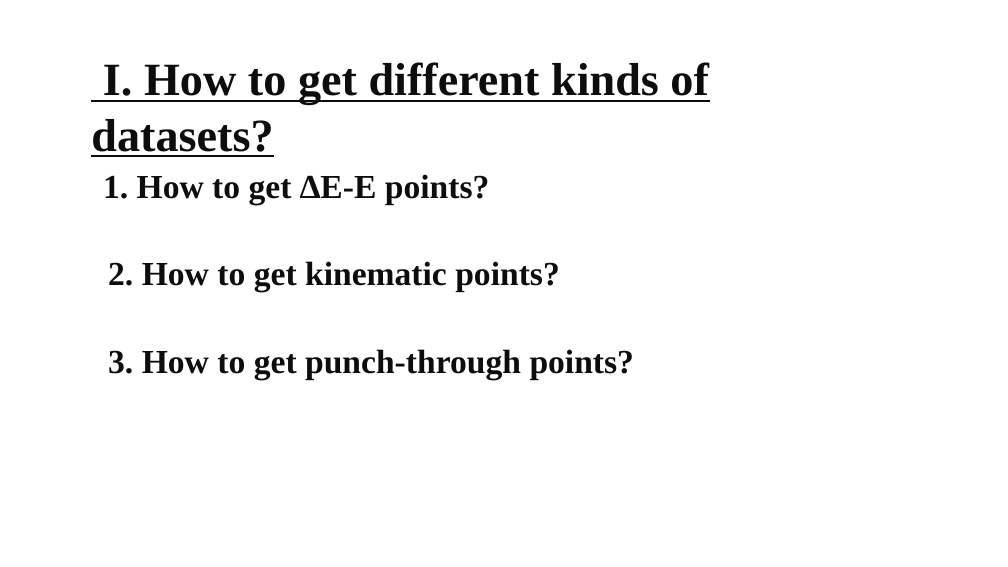
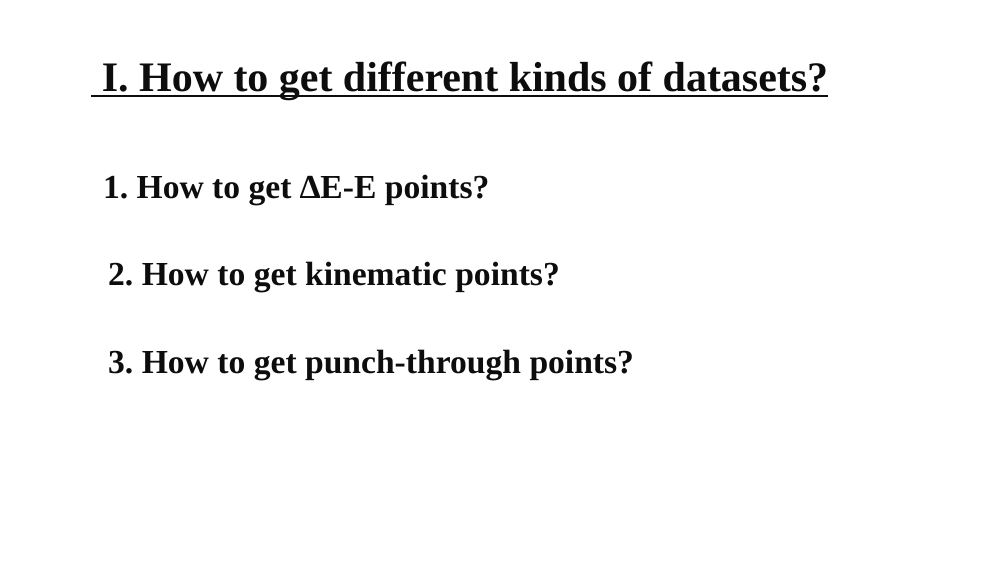
Before and after one commit to gfh16/StudyNotes, a slide deck: slide 3 of 2018Oct-Tutorial_HiRACsICalibrations.pptx. Drawn at 1008x567 pixels with LibreOffice and Linux fonts; fonts in the diff are those of the drawing. Boxes give left, top, right and bottom in pixels: in the first picture for what was removed or moved away, otherwise in the second. Text is boxed around its words. In the diff, an @@ line names an element or a change of style, - is before the commit and + after.

```diff
--- a/2018Oct-Tutorial_HiRACsICalibrations.pptx
+++ b/2018Oct-Tutorial_HiRACsICalibrations.pptx
@@ text "I. How to get different ..." at <box>102,61,829,99</box>: size 44 to 40 pt @@
```
Also in this commit, not shown: 3 other slides changed, 1 slide removed, 2 other files.
